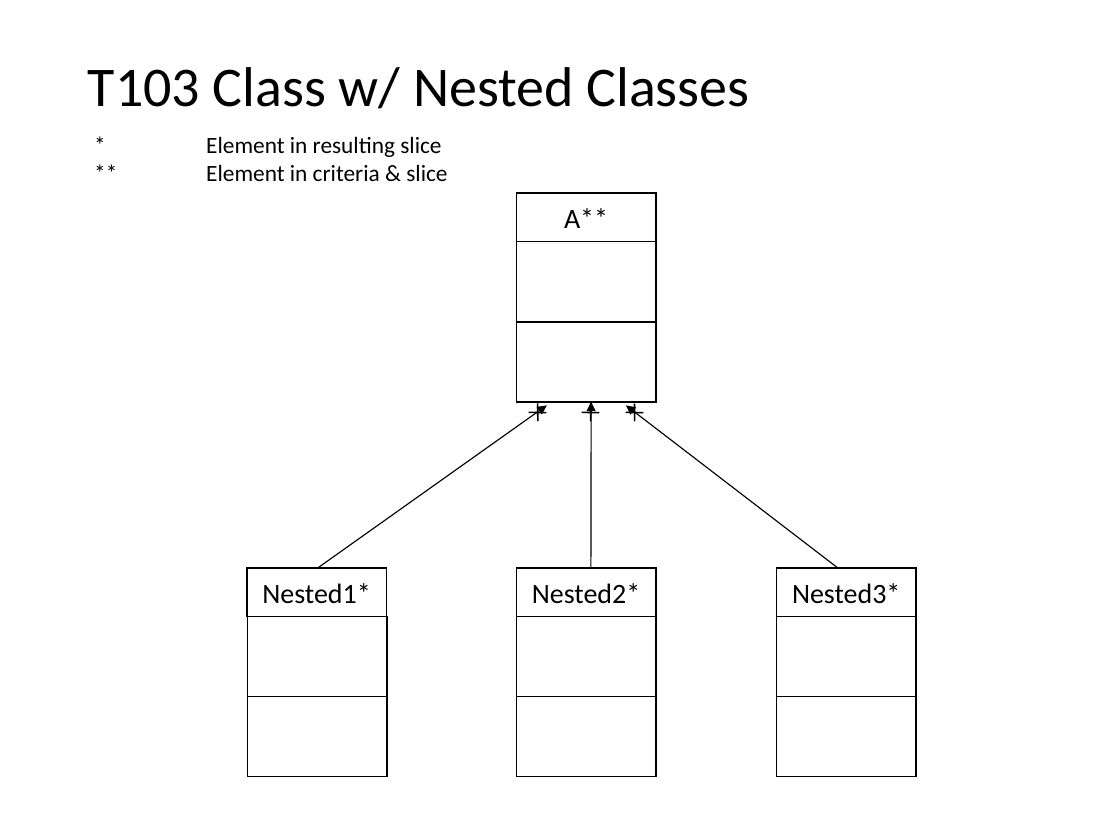
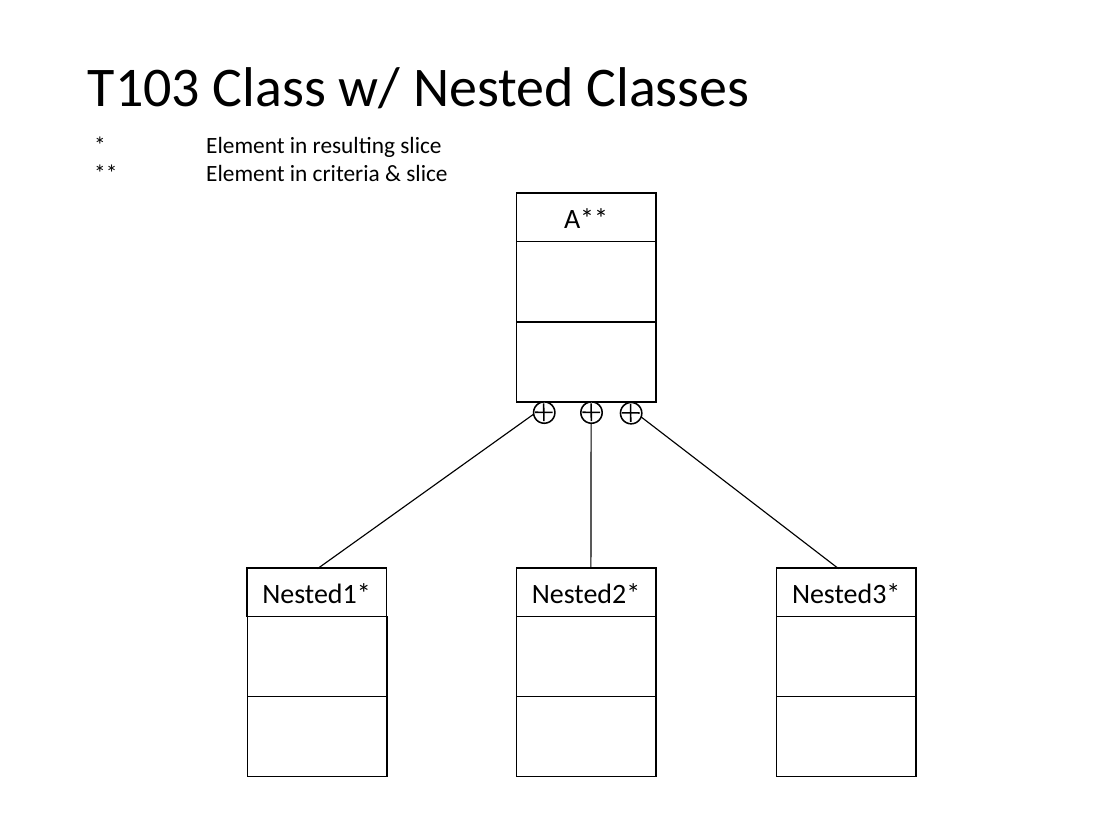
Before and after one commit to nlsfung/MMINT_Examples, a slide deck: slide 5 of CDSliceTestSuite/TestSuite.ppt. Drawn at 1120x840 pixels with LibreOffice and Linux fonts; fonts in the diff are those of the drawing. Boxes give left, top, right and bottom in pixels: in the first picture for what was removed or moved away, otherwise in the second. Text is boxed around its words. In the diff, an @@ line names an element or a change of style, - is before the commit and + after.

```diff
--- a/CDSliceTestSuite/TestSuite.ppt
+++ b/CDSliceTestSuite/TestSuite.ppt
@@ ellipse added at (x1=533, y1=402, x2=554, y2=423), fill #FFFFFF, outline #000000 0.99 pt @@
@@ line moved from (529, 412) - (547, 412) to (535, 412) - (552, 412) @@
@@ line moved from (538, 403) - (538, 421) to (543, 403) - (544, 421) @@
@@ ellipse added at (x1=581, y1=402, x2=603, y2=423), fill #FFFFFF, outline #000000 0.99 pt @@
@@ ellipse added at (x1=620, y1=402, x2=642, y2=423), fill #FFFFFF, outline #000000 0.99 pt @@
@@ line moved from (626, 412) - (643, 412) to (622, 413) - (640, 413) @@
@@ line moved from (634, 403) - (635, 421) to (631, 404) - (631, 422) @@
```
Also in this commit, not shown: 14 other slides changed, 2 other files.
